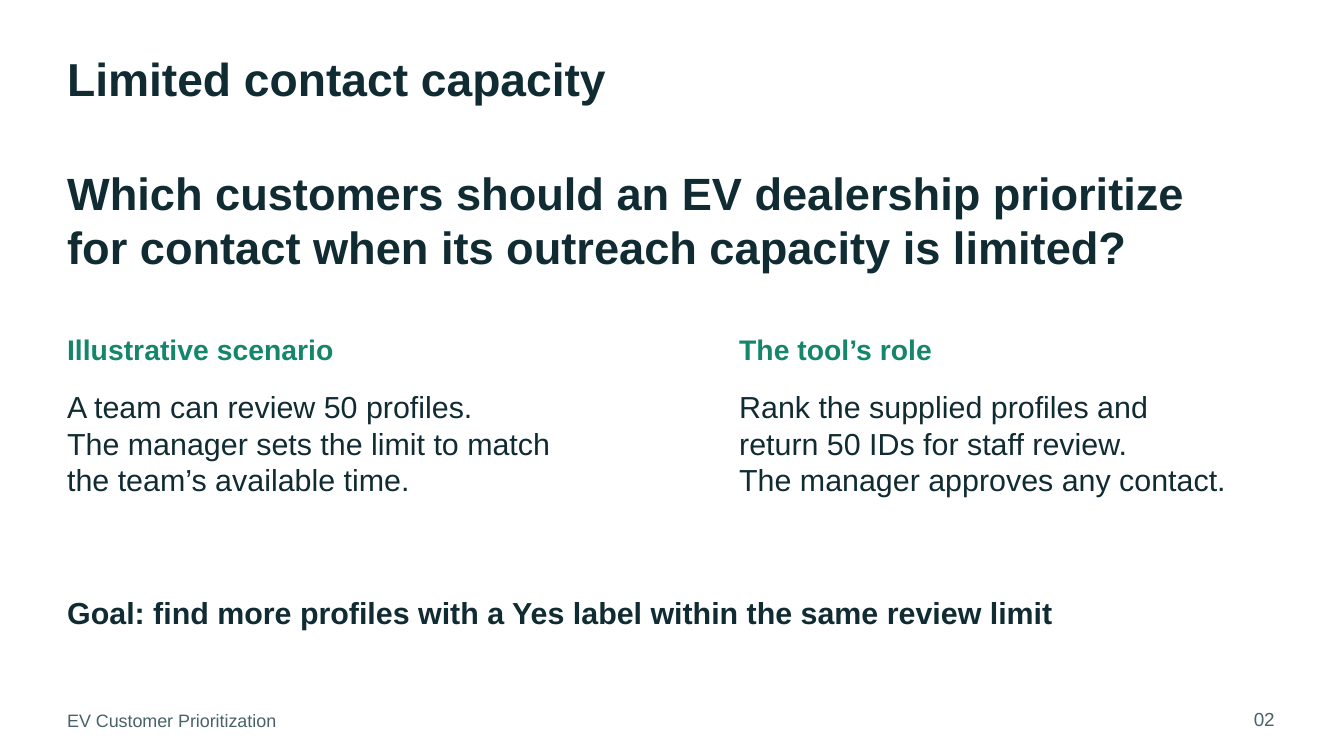
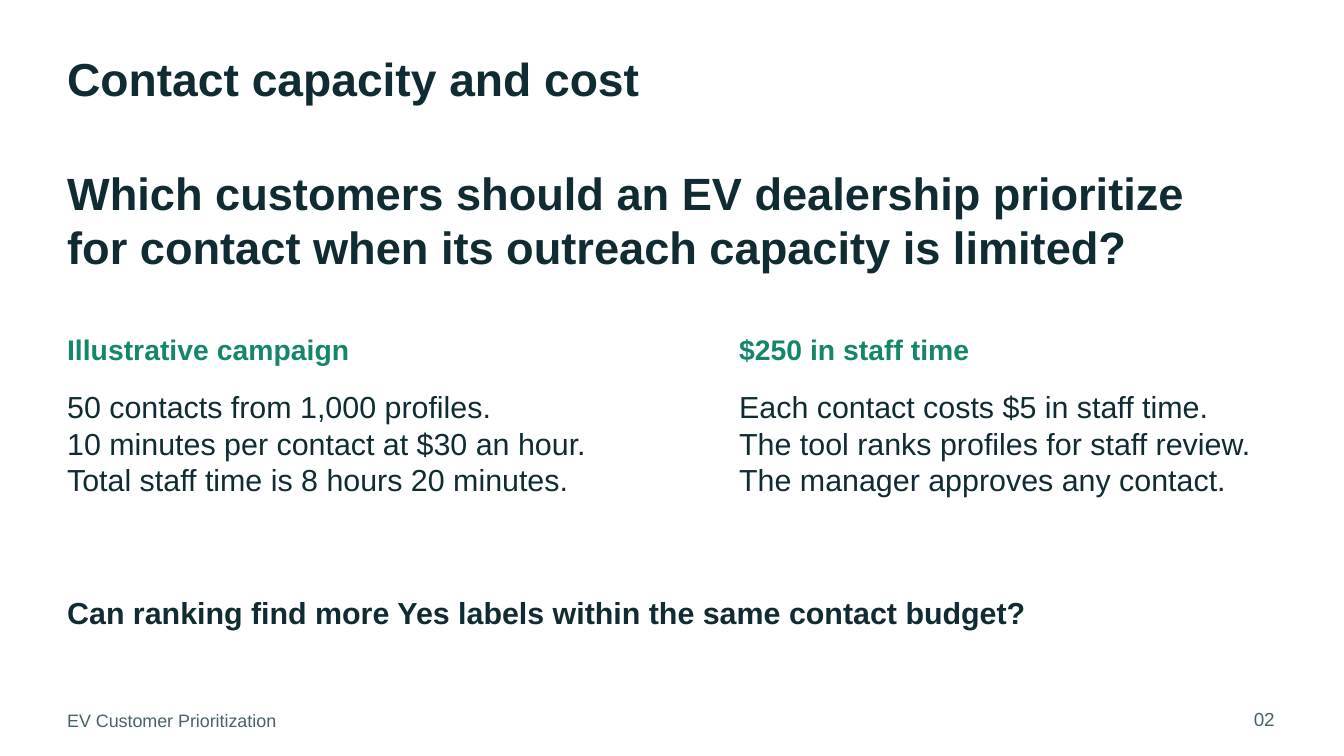
Before and after one commit to Nuquynhchaunguyen/ev-customer-prioritization, a slide deck: slide 2 of docs/P2/EV_Customer_Prioritization_Stakeholder_Presentation.pptx. Drawn at 1344x756 pixels with LibreOffice and Linux fonts; fonts in the diff are those of the drawing. Boxes give left, top, right and bottom in pixels: in the first picture for what was removed or moved away, otherwise in the second. Text is boxed around its words. In the diff, an @@ line names an element or a change of style, - is before the commit and + after.

```diff
--- a/docs/P2/EV_Customer_Prioritization_Stakeholder_Presentation.pptx
+++ b/docs/P2/EV_Customer_Prioritization_Stakeholder_Presentation.pptx
@@ text at box(67, 62, 639, 106): text changed @@
-Limited contact capacity
+Contact capacity and cost
@@ text at box(67, 339, 349, 366): text changed @@
-Illustrative scenario
+Illustrative campaign
@@ text at box(739, 339, 969, 362): text changed @@
-The tool’s role
+$250 in staff time
@@ text at box(67, 396, 586, 492): text changed @@
-A team can review 50 profiles.
-The manager sets the limit to match
-the team’s available time.
+50 contacts from 1,000 profiles.
+10 minutes per contact at $30 an hour.
+Total staff time is 8 hours 20 minutes.
@@ text at box(739, 395, 1251, 461): text changed @@
-Rank the supplied profiles and
-return 50 IDs for staff review.
+Each contact costs $5 in staff time.
+The tool ranks profiles for staff review.
@@ text at box(67, 602, 1026, 630): text changed @@
-Goal: find more profiles with a Yes label within the same review limit
+Can ranking find more Yes labels within the same contact budget?
```
Also in this commit, not shown: 6 other slides changed, 3 other files.
